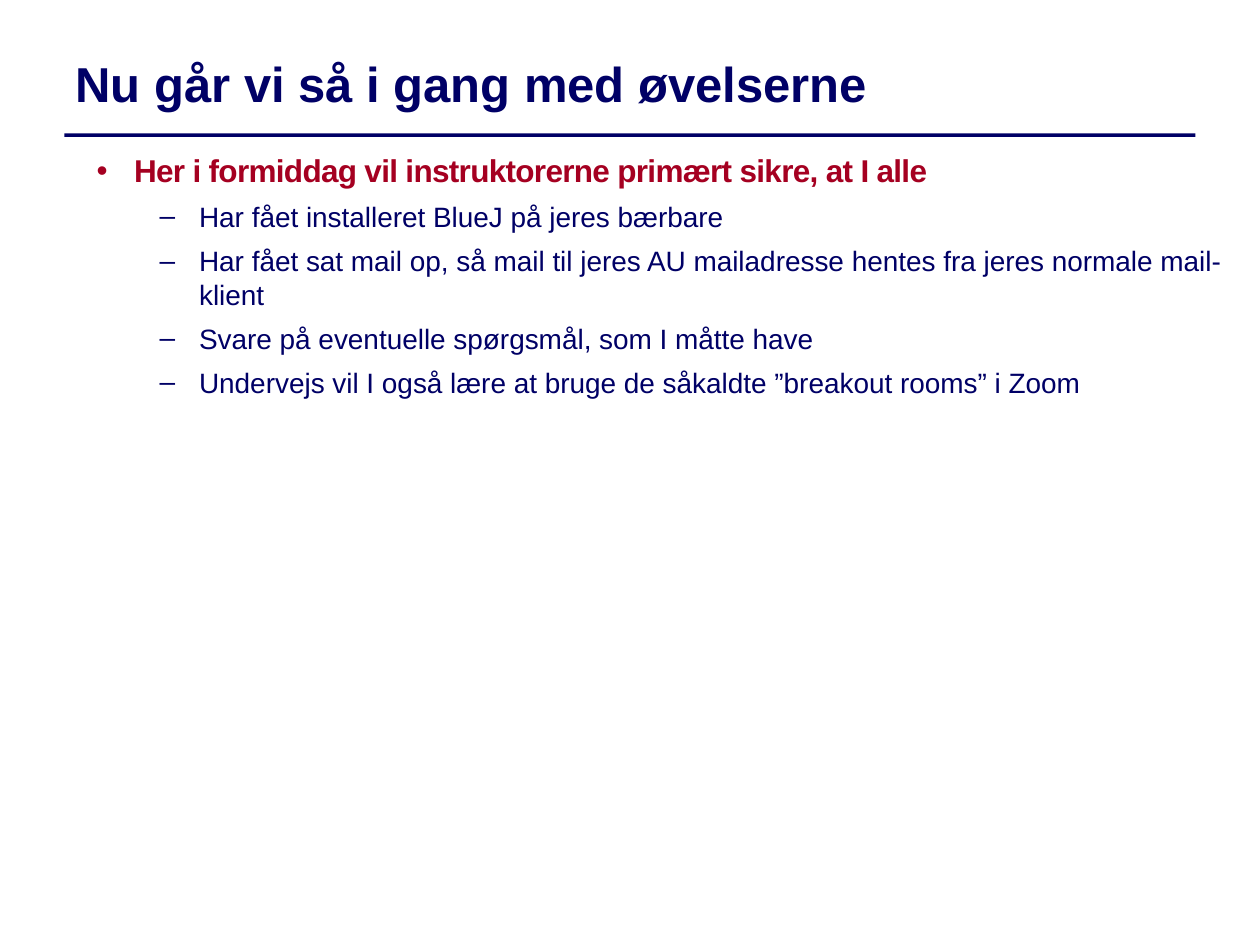
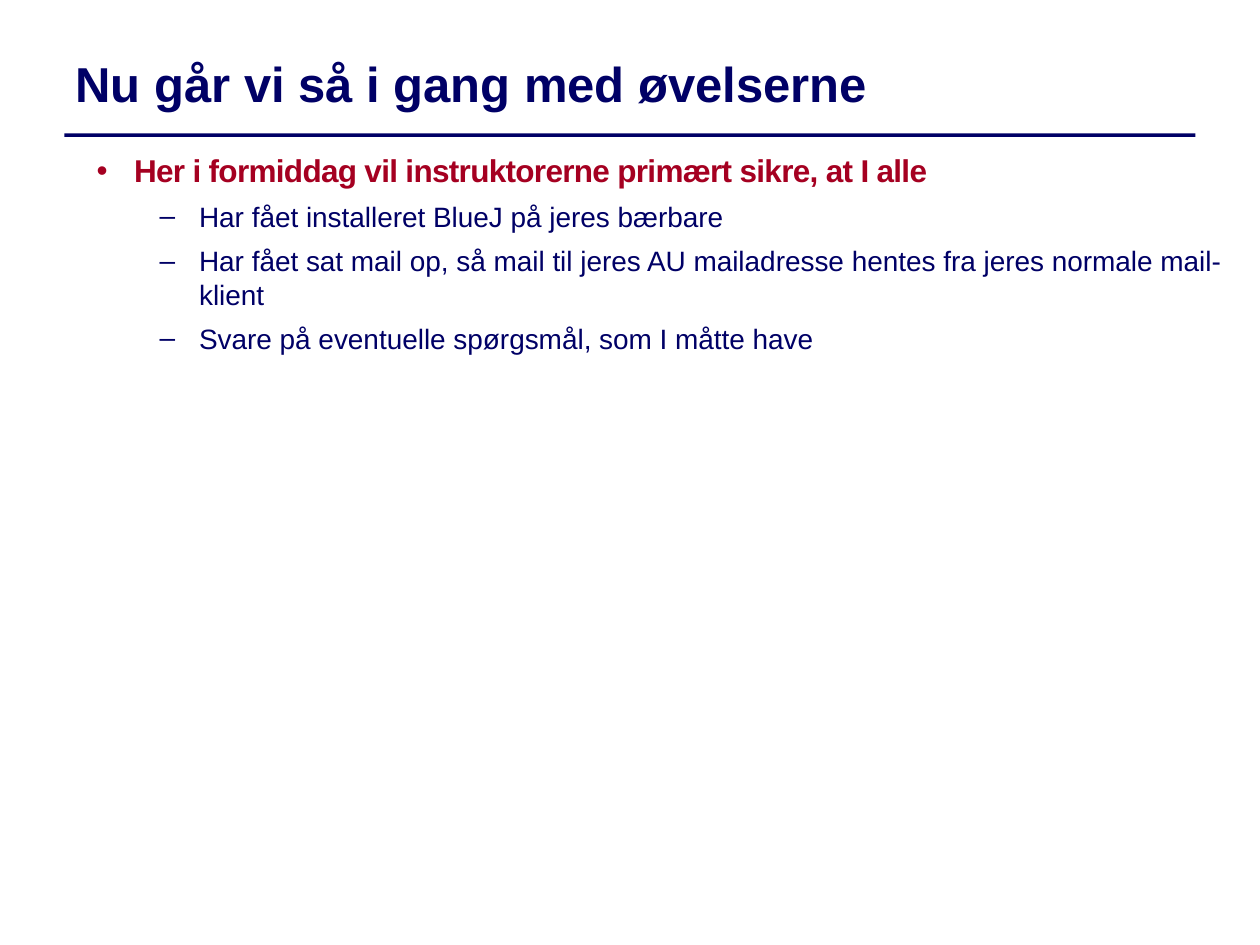
Before and after one commit to IntProgAU/Materiale, a slide deck: slide 6 of web/g22/status/Status1.pptx. Drawn at 1260x945 pixels with LibreOffice and Linux fonts; fonts in the diff are those of the drawing. Boxes give left, top, right and bottom in pixels: in the first picture for what was removed or moved away, otherwise in the second. Text is boxed around its words. In the diff, an @@ line names an element or a change of style, - is before the commit and + after.

```diff
--- a/web/g22/status/Status1.pptx
+++ b/web/g22/status/Status1.pptx
@@ text at (x1=199, y1=371, x2=1080, y2=398): paragraph removed @@
-  – Undervejs vil I også lære at bruge de såkaldte ”breakout rooms” i Zoom
```
Also in this commit, not shown: 8 other slides changed, 3 slides added, 2 slides removed.
